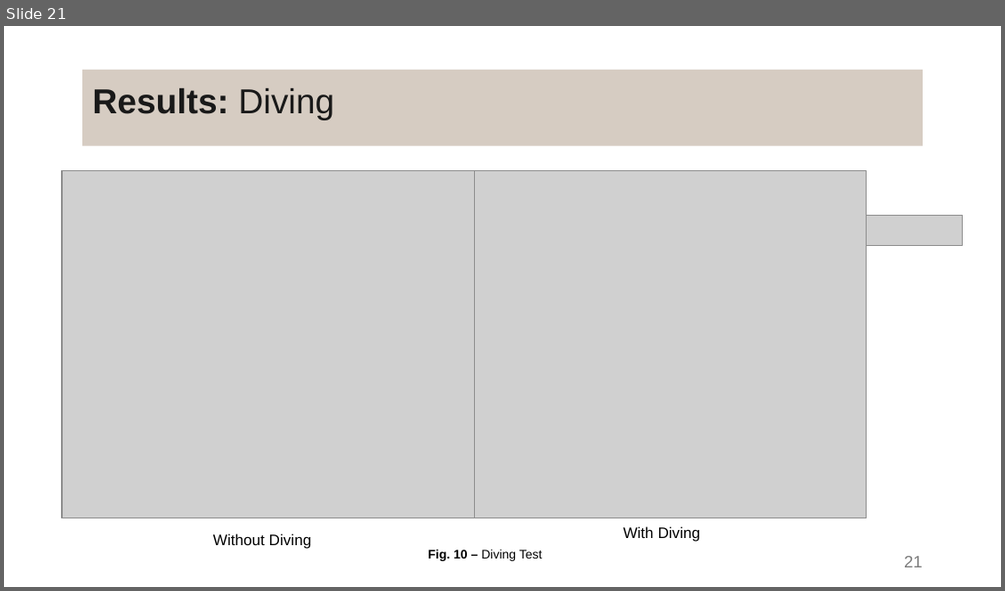
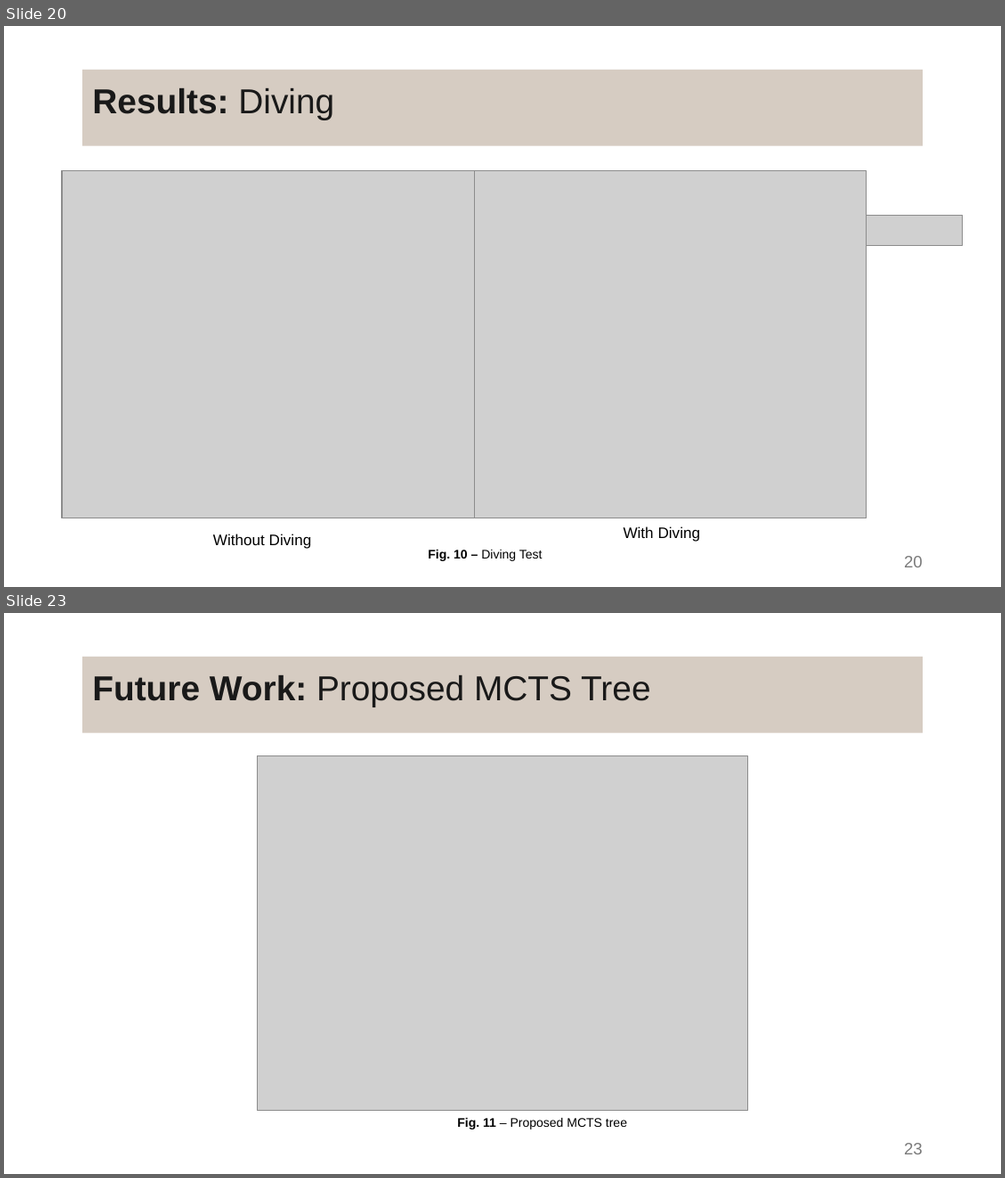
Before and after one commit to DanielaTomas/FCUP-SCHEDULE, a slide deck: Docs/Presentation.pptx. Shown one above the other, each under a label of ours: slide 21 before the commit, slides 20 and 23 after it; the slides between them are not shown. The pictures are 1005x591 and 1005x1178 pixels, drawn with LibreOffice and Linux fonts; fonts in the diff are those of the drawing; grey boxes stand for pictures. Boxes give left, top, right and bottom in pixels: in the first picture for what was removed or moved away, otherwise in the second. Text is boxed around its words. In the diff, an @@ line names an element or a change of style, - is before the commit and + after.

```diff
--- a/Docs/Presentation.pptx
+++ b/Docs/Presentation.pptx
@@ slide 23 added at (x1=4, y1=613, x2=1001, y2=1174), background #FFFFFF @@
@@ title added at (x1=82, y1=657, x2=923, y2=734), fill #D6CCC2, 25 pt, text #191919 @@
+Future Work: Proposed MCTS Tree
@@ picture added at (x1=257, y1=755, x2=746, y2=1110) @@
@@ text added at (x1=457, y1=1118, x2=627, y2=1129), 9 pt, text #000000 @@
+Fig. 11 – Proposed MCTS tree
@@ page number added at (x1=904, y1=1143, x2=922, y2=1154), 12 pt, text #7A7A7A @@
+23
@@ what was slide 21 is now slide 20 @@
@@ page number at (x1=904, y1=556, x2=922, y2=567): text changed @@
-21
+20
```
Also in this commit, not shown: 10 slides changed, 1 other slide added, 3 slides removed.
